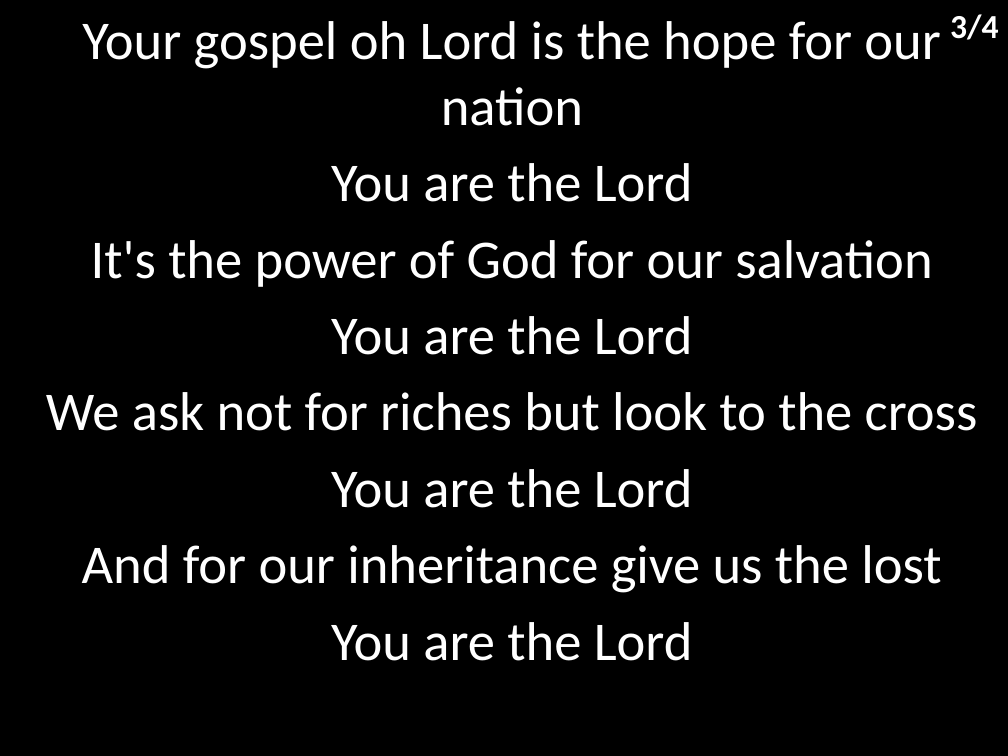
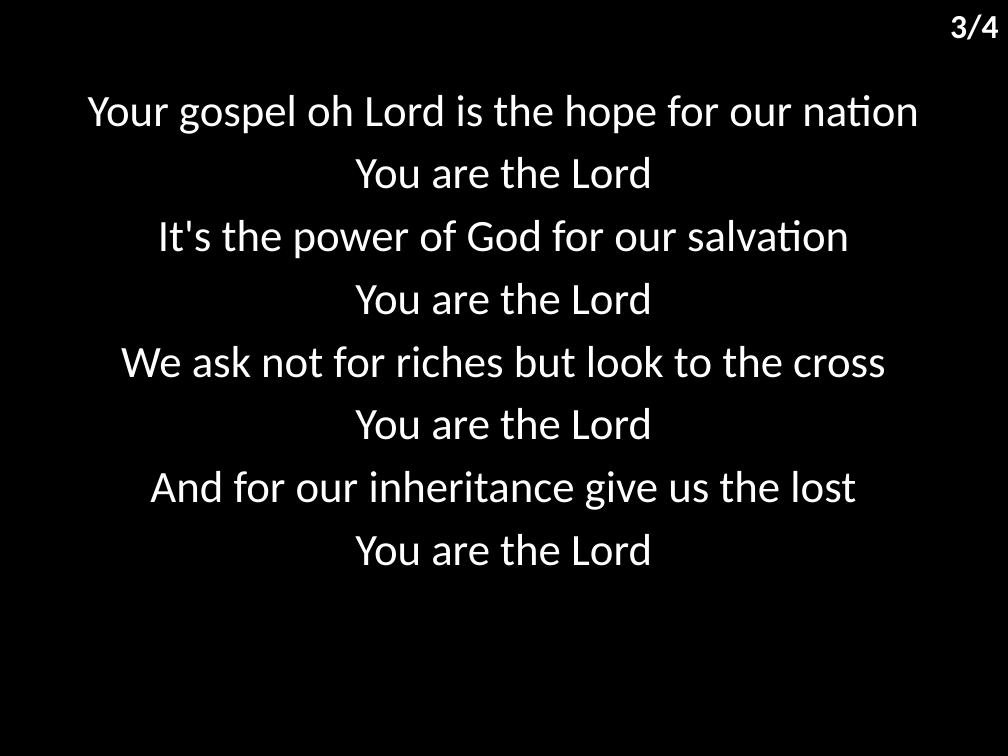
Before and after one commit to hoo-are-ya/worship, a slide deck: slide 4 of docs/songs/show your power.pptx. Drawn at 1008x756 pixels with LibreOffice and Linux fonts; fonts in the diff are those of the drawing. Boxes give left, top, right and bottom in pixels: in the first picture for what was removed or moved away, otherwise in the second. Text is boxed around its words. In the diff, an @@ line names an element or a change of style, - is before the commit and + after.

```diff
--- a/docs/songs/show your power.pptx
+++ b/docs/songs/show your power.pptx
@@ subtitle "Your gospel oh Lord is ...": place and size @@
-subtitle "Your gospel oh Lord is ..." at (46,21,978,661)
+subtitle "Your gospel oh Lord is ..." at (88,95,919,566)
@@ subtitle "Your gospel oh Lord is ..." at (88,95,919,566): size 39 to 32 pt; less space between paragraphs @@
```
Also in this commit, not shown: 3 other slides changed, 5 other files.
